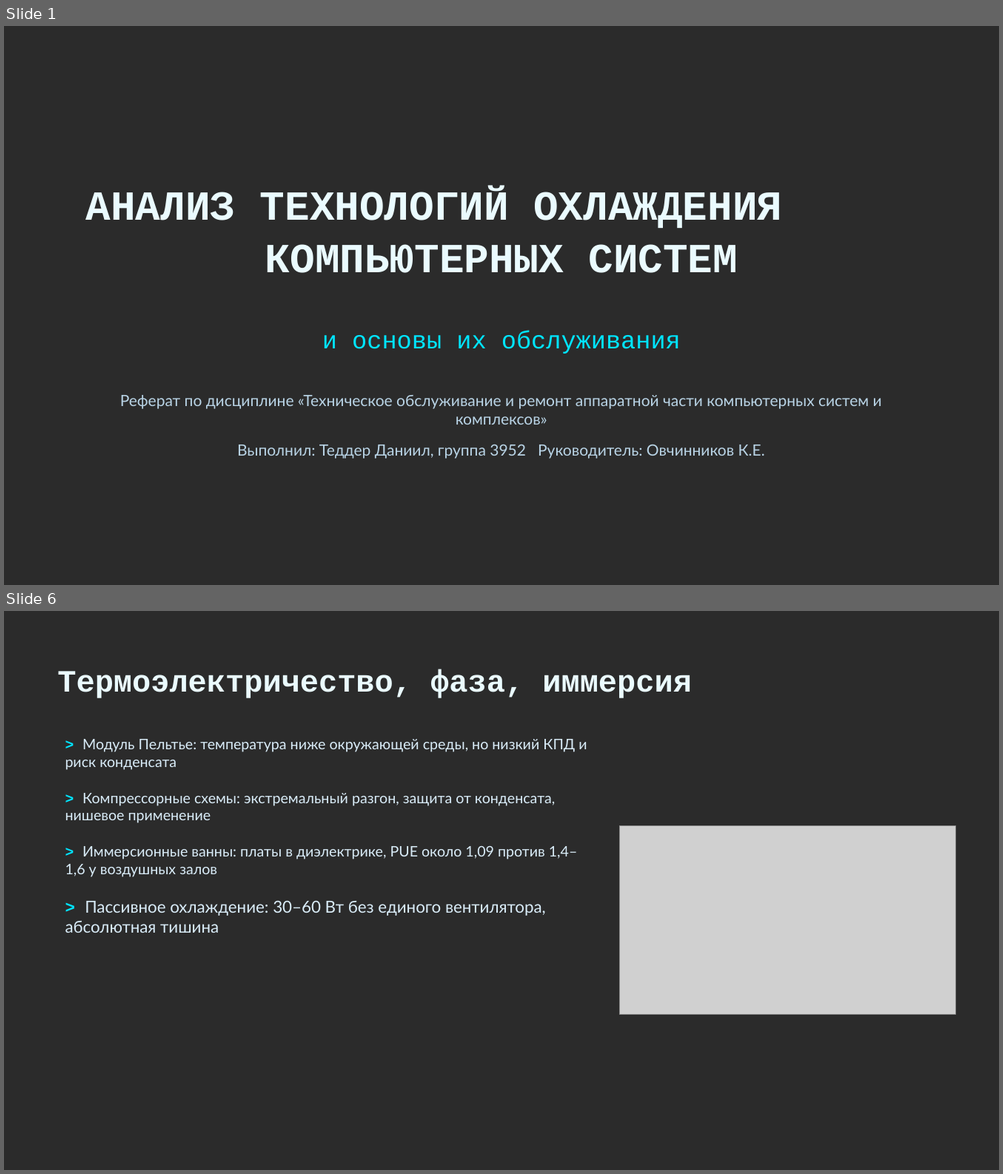
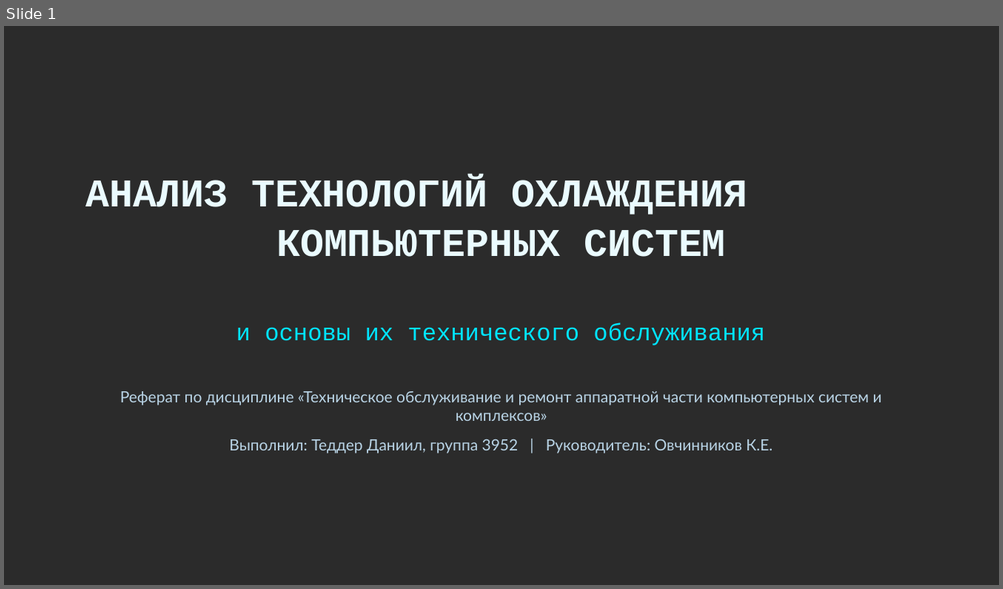
Before and after one commit to Danjar2005/Referat-Ovechka, a slide deck: ОВЧ-ЭКЗ/Итоговые работы/3952_Теддер_Д_ОхлаждениеКомпьютерныхСистем_Презентация.pptx. Shown one above the other, each under a label of ours: slides 1 and 6 before the commit, slide 1 after it; the slides between them are not shown. The pictures are 1003x1174 and 1003x589 pixels, drawn with LibreOffice and Linux fonts; fonts in the diff are those of the drawing; grey boxes stand for pictures; background and template pictures are left out; a plain dark background stands for a picture behind light text. Boxes give left, top, right and bottom in pixels: in the first picture for what was removed or moved away, otherwise in the second. Text is boxed around its words. In the diff, an @@ line names an element or a change of style, - is before the commit and + after.

```diff
--- a/ОВЧ-ЭКЗ/Итоговые работы/3952_Теддер_Д_ОхлаждениеКомпьютерныхСистем_Презентация.pptx
+++ b/ОВЧ-ЭКЗ/Итоговые работы/3952_Теддер_Д_ОхлаждениеКомпьютерныхСистем_Презентация.pptx
@@ slide 6 removed at [4,611,999,1170], background picture (left out) @@
@@ text removed at [57,669,691,698] @@
-Термоэлектричество, фаза, иммерсия
@@ text removed at [65,739,586,770] @@
-> Модуль Пельтье: температура ниже окружающей среды, но низкий КПД и риск конденсата
@@ text removed at [65,793,555,823] @@
-> Компрессорные схемы: экстремальный разгон, защита от конденсата, нишевое применение
@@ picture removed at [620,826,956,1014] @@
@@ text removed at [65,846,578,877] @@
-> Иммерсионные ванны: платы в диэлектрике, PUE около 1,09 против 1,4–1,6 у воздушных залов
@@ text removed at [65,901,546,933] @@
-> Пассивное охлаждение: 30–60 Вт без единого вентилятора, абсолютная тишина
@@ slide 1 changed as well @@
@@ text "АНАЛИЗ ТЕХНОЛОГИЙ ОХЛАЖДЕНИЯ КОМПЬЮТЕРНЫХ СИСТЕМ": place and size @@
-text "АНАЛИЗ ТЕХНОЛОГИЙ ОХЛАЖДЕНИЯ КОМПЬЮТЕРНЫХ СИСТЕМ" at [86,190,782,273]
+text "АНАЛИЗ ТЕХНОЛОГИЙ ОХЛАЖДЕНИЯ КОМПЬЮТЕРНЫХ СИСТЕМ" at [86,178,747,257]
@@ text "АНАЛИЗ ТЕХНОЛОГИЙ ОХЛАЖДЕНИЯ КОМПЬЮТЕРНЫХ СИСТЕМ" at [86,178,747,257]: size 40 to 38 pt @@
@@ text at [236,323,765,346]: text changed; size 24 to 23 pt @@
-и основы их обслуживания
+и основы их технического обслуживания
@@ text "Реферат по дисциплине «Техническое обслуживание ...": place and size @@
-text "Реферат по дисциплине «Техническое обслуживание ..." at [120,395,882,425]
+text "Реферат по дисциплине «Техническое обслуживание ..." at [120,392,882,421]
@@ text at [229,440,772,454]: text changed @@
-Выполнил: Теддер Даниил, группа 3952 Руководитель: Овчинников К.Е.
+Выполнил: Теддер Даниил, группа 3952 | Руководитель: Овчинников К.Е.
```
Also in this commit, not shown: 14 slides added, 12 other slides removed, 2 other files.
